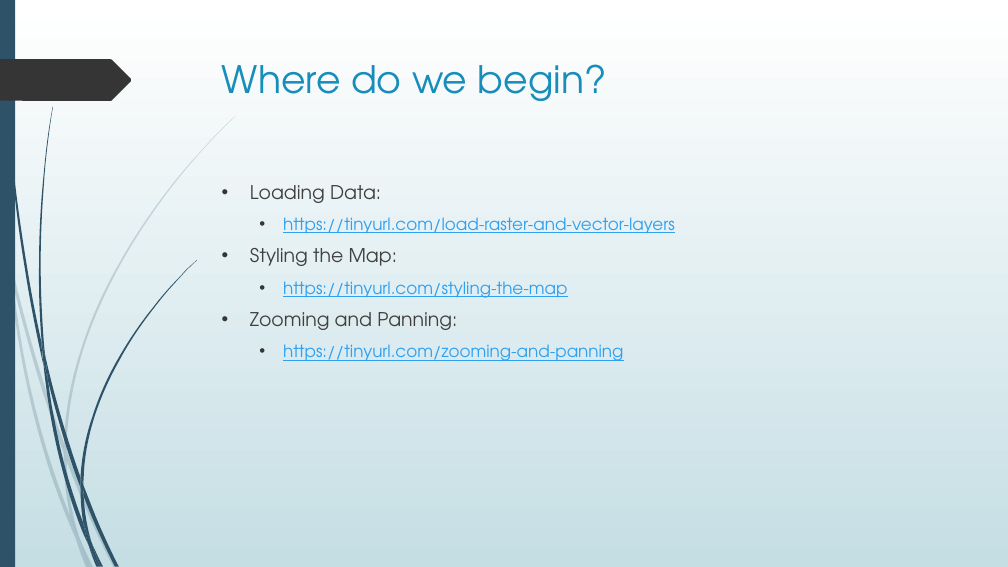
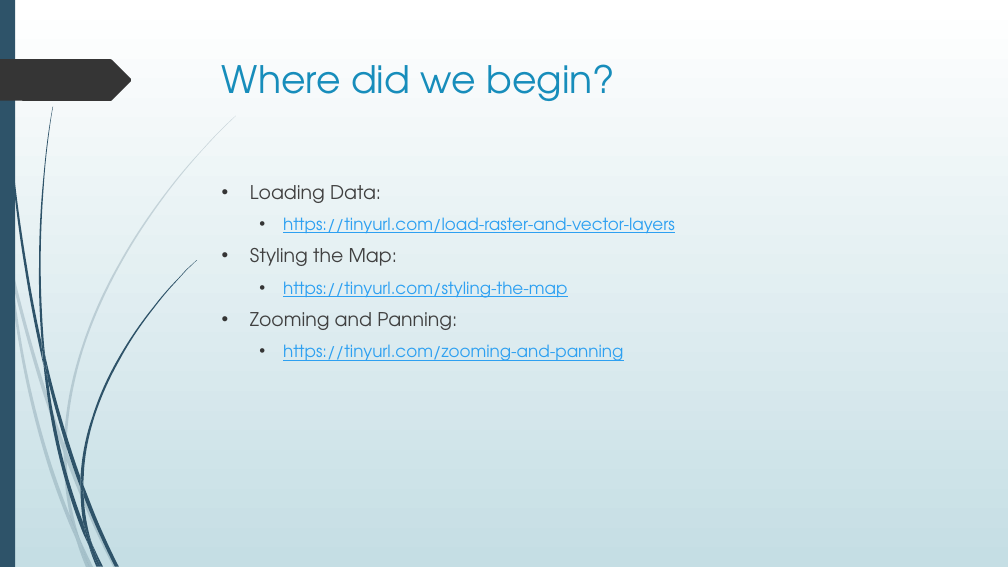
Before and after one commit to cleveland-metroparks/karisoke_2016, a slide deck: slide 9 of GIS Training.pptx. Drawn at 1008x567 pixels with LibreOffice and Linux fonts; fonts in the diff are those of the drawing. Boxes give left, top, right and bottom in pixels: in the first picture for what was removed or moved away, otherwise in the second. Text is boxed around its words. In the diff, an @@ line names an element or a change of style, - is before the commit and + after.

```diff
--- a/GIS Training.pptx
+++ b/GIS Training.pptx
@@ title at [222, 64, 616, 101]: text changed @@
-Where do we begin?
+Where did we begin?
```
Also in this commit, not shown: 2 other slides changed, 1 slide added.
